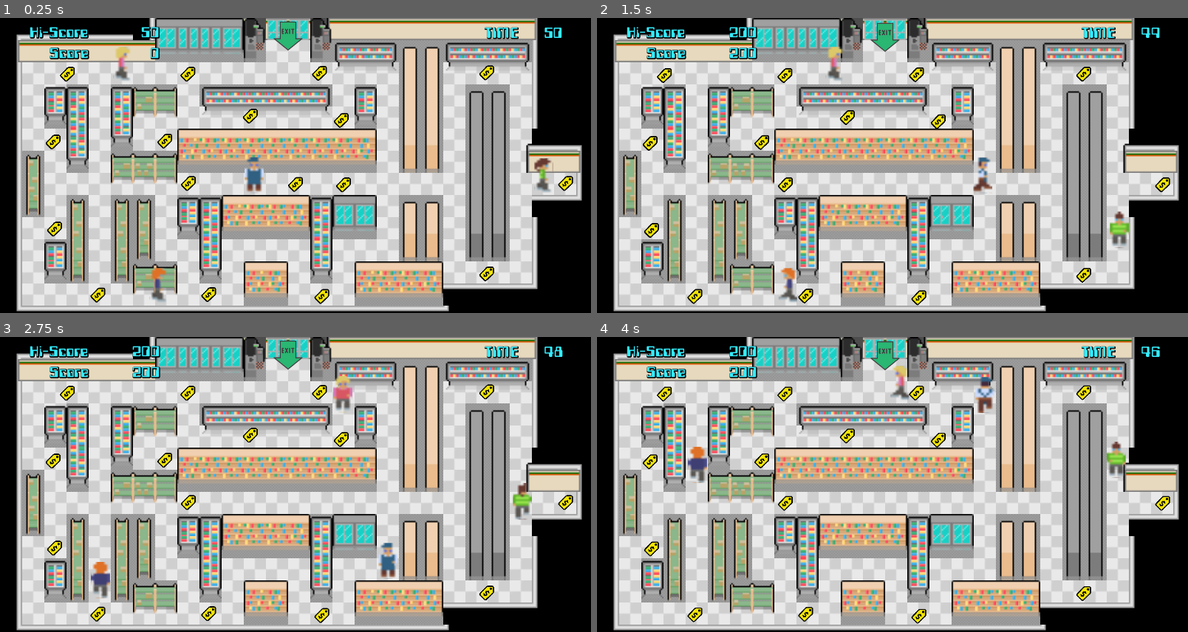
Above: before the commit, frames 1-4 (two rows, left to right).
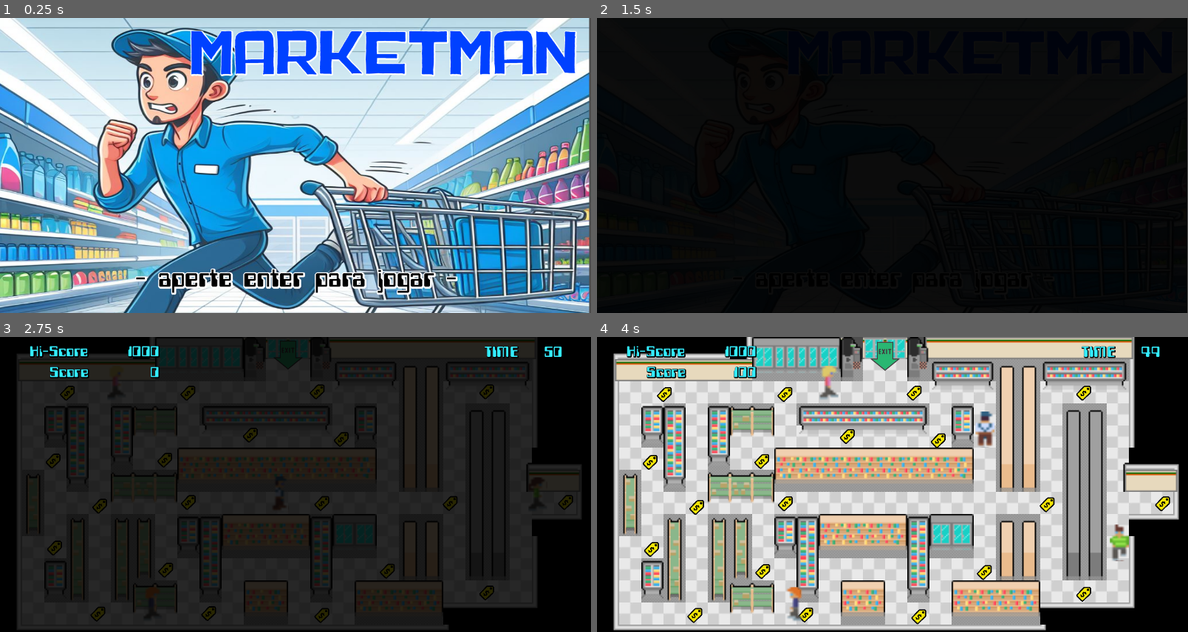
Above: after the commit, the same moments.

Repository: josehcls/marketman
Game: Godot game, scene res://scenes/user_interface/title_screen.tscn
Two runs of this game, one before a commit and one after it. Both use one fixed random seed, a clock stepped at 60 frames per second and the inputs below. Before the commit the project starts from res://scenes/levels/level_template.tscn. The engine's default icon, where the game draws it, is replaced by a stand-in: a white triangle on a blue panel in a dark square. Sound files missing from this copy of the repository are replaced by a short silence.
Inputs:
- Up to frame 1 (0.25 s): no input
- Up to frame 2 (1.5 s): tap Enter (confirm) at 0.5, 1.35 s; hold D (right) 0.53-1.28 s; hold Enter (confirm) 0.53-1.28 s; hold S (down) from 1.28 s (still down)
- Up to frame 3 (2.75 s): release S (down) at 2.03 s; hold D (right) from 2.03 s (still down); hold Enter (confirm) from 2.03 s (still down)
- Up to frame 4 (4 s): release D (right) at 2.78 s; release Enter (confirm) at 2.78 s; hold W (up) 2.78-3.53 s; tap Enter (confirm) at 2.85 s; hold A (left) from 3.53 s (still down); hold Enter (confirm) from 3.53 s (still down)

The runs differ from the first frame. In frame 1, 94% of the frame differs, in the area x 0-100%, y 0-100%; in frame 2, 84%; in frame 3, 84%; in frame 4, 3.4%.

Commit message:
sounds, instructions screen, score screen

Diff:
--- a/globals/globals.gd
+++ b/globals/globals.gd
@@ -2,22 +2,44 @@
 
 signal stat_changed
 
-var last_hi_score: int = 50
+var last_hi_score: int = get_highest_score()
 var hi_score: int = last_hi_score
-var collision_multiplier: int = 1
+var collision_multiplier: int = 0
+var collected: int = 0
 
 var score: int = 0:
 	set(value):
 		score = max(value, 0)
-
 		if score >= last_hi_score:
 			hi_score = score
 		else:
 			hi_score = last_hi_score
-
 		stat_changed.emit()
 
-var time_left: int = 50:
+
+var time_left: int = 0:
 	set(value):
 		time_left = value
 		stat_changed.emit()
+
+
+func read_hi_scores():
+	var file = FileAccess.open("res://globals/hi_scores.json", FileAccess.READ)
+	var content: String = file.get_as_text()
+	var dict = JSON.parse_string(content)
+	return dict["hi_scores"]
+
+
+func get_highest_score():
+	var scores = read_hi_scores()
+	var highest_score = 0
+	for recorded_score in scores:
+		if recorded_score["score"] > highest_score:
+			highest_score = recorded_score["score"]
+	return highest_score
+
+
+func update_hi_score():
+	var scores = read_hi_scores()
+	for i in range(3):
+		pass
--- /dev/null
+++ b/globals/hi_scores.json
@@ -0,0 +1,8 @@
+{
+	"hi_scores": [
+		{
+			"name": "AAA",
+			"score": 1000,
+		}
+	]
+}
--- /dev/null
+++ b/globals/music.tscn
@@ -0,0 +1,7 @@
+[gd_scene load_steps=2 format=3 uid="uid://bl63twpgpkg0a"]
+
+[ext_resource type="AudioStream" uid="uid://cnjknlarmi73l" path="res://sounds/404848__orginaljun__chiptune_55_second_loop-_11.wav" id="1_14pvo"]
+
+[node name="Music" type="AudioStreamPlayer2D"]
+stream = ExtResource("1_14pvo")
+autoplay = true
--- /dev/null
+++ b/globals/transition_layer.gd
@@ -0,0 +1,7 @@
+extends CanvasLayer
+
+func change_scene(target:String) -> void:
+	$AnimationPlayer.play("fade_out")
+	await $AnimationPlayer.animation_finished
+	get_tree().change_scene_to_file(target)
+	$AnimationPlayer.play_backwards("fade_out")
--- /dev/null
+++ b/globals/transition_layer.tscn
@@ -0,0 +1,37 @@
+[gd_scene load_steps=4 format=3 uid="uid://cawqkoytr5j3m"]
+
+[ext_resource type="Script" path="res://globals/transition_layer.gd" id="1_e6tai"]
+
+[sub_resource type="Animation" id="Animation_yxktv"]
+resource_name = "fade_out"
+tracks/0/type = "value"
+tracks/0/imported = false
+tracks/0/enabled = true
+tracks/0/path = NodePath("ColorRect:modulate")
+tracks/0/interp = 1
+tracks/0/loop_wrap = true
+tracks/0/keys = {
+"times": PackedFloat32Array(0, 1),
+"transitions": PackedFloat32Array(1, 1),
+"update": 0,
+"values": [Color(0, 0, 0, 0), Color(0, 0, 0, 1)]
+}
+
+[sub_resource type="AnimationLibrary" id="AnimationLibrary_m0eai"]
+_data = {
+"fade_out": SubResource("Animation_yxktv")
+}
+
+[node name="TransitionLayer" type="CanvasLayer"]
+script = ExtResource("1_e6tai")
+
+[node name="ColorRect" type="ColorRect" parent="."]
+modulate = Color(0, 0, 0, 0)
+offset_right = 1278.0
+offset_bottom = 640.0
+color = Color(0, 0, 0, 1)
+
+[node name="AnimationPlayer" type="AnimationPlayer" parent="."]
+libraries = {
+"": SubResource("AnimationLibrary_m0eai")
+}
--- a/project.godot
+++ b/project.godot
@@ -11,18 +11,26 @@
 [application]
 
 config/name="MarketMan"
-run/main_scene="res://scenes/levels/level_template.tscn"
+run/main_scene="res://scenes/user_interface/title_screen.tscn"
 config/features=PackedStringArray("4.1", "Mobile")
 config/icon="res://icon.svg"
 
 [autoload]
 
 Globals="*res://globals/globals.gd"
+TransitionLayer="*res://globals/transition_layer.tscn"
+Music="*res://globals/music.tscn"
 
 [display]
 
 window/size/viewport_width=1280
 window/size/viewport_height=640
+
+[importer_defaults]
+
+wav={
+"edit/loop_mode": 2
+}
 
 [input]
 
--- a/scenes/enemies/shopper.gd
+++ b/scenes/enemies/shopper.gd
@@ -1,7 +1,7 @@
 extends CharacterBody2D
 
 var base_speed: int = 200
-var speed_multiplier: float = 1.0
+@export var speed_multiplier: float = 1.0
 var direction: Vector2 = Vector2.ZERO
 var rng = RandomNumberGenerator.new()
 var can_collide: bool = true
@@ -29,6 +29,7 @@
 func _ready():
 	$Sprite2D.set_texture(sprites[sprite_variation])
 	direction = pick_random_direction()
+	speed_multiplier = 1.0
 
 
 func _process(_delta):
--- a/scenes/items/exit.gd
+++ b/scenes/items/exit.gd
@@ -8,5 +8,5 @@
 	global_position.y += sin(angle_rad * 2) / 20
 
 
-func _on_player_exited_level():
+func _on_body_entered(_body):
 	player_exited_level.emit()
--- a/scenes/items/exit.tscn
+++ b/scenes/items/exit.tscn
@@ -13,4 +13,4 @@
 [node name="CollisionPolygon2D" type="CollisionPolygon2D" parent="."]
 polygon = PackedVector2Array(-58, -103, -58, 14, -105, 14, -1, 106, 108, 18, 60, 18, 60, -103)
 
-[connection signal="player_exited_level" from="." to="." method="_on_player_exited_level"]
+[connection signal="body_entered" from="." to="." method="_on_body_entered"]
--- a/scenes/items/price_tag.gd
+++ b/scenes/items/price_tag.gd
@@ -9,6 +9,7 @@
 
 func _on_body_entered(_body):
 	Globals.score += 100
+	Globals.collected += 1
 	$AudioStreamPlayer2D.play()
 	$Sprite2D.hide()
 	await $AudioStreamPlayer2D.finished
--- a/scenes/levels/level_template.gd
+++ b/scenes/levels/level_template.gd
@@ -1,14 +1,41 @@
 extends Node2D
 
+var clock_running: bool = true
 
 func _ready():
+	$Player.speed_multiplier = 1.0
 	for entity in get_tree().get_nodes_in_group("Shoppers"):
 		entity.connect("player_collision", _on_player_collision)
+	Globals.collision_multiplier = 0
+	Globals.time_left = 50
+	Globals.score = 0
+	Globals.collected = 0
 
 
 func _on_second_counter_timeout():
-	Globals.time_left -= 1
+	if clock_running:
+		Globals.time_left -= 1
+		if Globals.time_left == 15:
+			$TimeAlertSound.play()
+		if Globals.time_left == 0:
+			$TimeOutSound.play()
+			exit_to_score_screen()
 
 
 func _on_player_collision():
 	$Player.collided()
+
+
+func _on_exit_player_exited_level():
+	$PlayerExitedSound.play()
+	exit_to_score_screen()
+
+
+func exit_to_score_screen():
+	var tween = get_tree().create_tween()
+	tween.tween_property($Player, "speed_multiplier", 0, 0.2)
+	clock_running = false
+	for entity in get_tree().get_nodes_in_group("Shoppers"):
+		entity.speed_multiplier = 0.0
+	Globals.score += Globals.time_left * 50
+	TransitionLayer.change_scene("res://scenes/user_interface/score_screen.tscn")
--- a/scenes/levels/level_template.tscn
+++ b/scenes/levels/level_template.tscn
@@ -7,6 +7,9 @@
 [ext_resource type="PackedScene" uid="uid://dm3jqcbop4egp" path="res://scenes/user_interface/ui.tscn" id="4_201g7"]
 [ext_resource type="PackedScene" uid="uid://btgpsxibk5xvu" path="res://scenes/items/price_tag.tscn" id="6_wbuft"]
 [ext_resource type="PackedScene" uid="uid://d23nxwseaj26l" path="res://scenes/items/exit.tscn" id="7_y74e2"]
+[ext_resource type="AudioStream" uid="uid://b4q3f51vt0jnx" path="res://sounds/time_alert.wav" id="8_g242x"]
+[ext_resource type="AudioStream" uid="uid://c6cc7c6fd83s0" path="res://sounds/exit_fanfarre.mp3" id="9_cfg0y"]
+[ext_resource type="AudioStream" uid="uid://dynqgxem1cy55" path="res://sounds/times_over.wav" id="10_k5qp5"]
 
 [sub_resource type="TileSetAtlasSource" id="TileSetAtlasSource_1mujp"]
 texture = ExtResource("2_ohy0s")
@@ -300,6 +303,10 @@
 layer_2/z_index = 1
 layer_2/tile_data = PackedInt32Array()
 
+[node name="Exit" parent="." instance=ExtResource("7_y74e2")]
+position = Vector2(624, 39)
+scale = Vector2(0.3, 0.3)
+
 [node name="Player" parent="." instance=ExtResource("1_hf26m")]
 position = Vector2(550, 360)
 
@@ -347,10 +354,19 @@
 position = Vector2(740, 221)
 
 [node name="PriceTag13" parent="Items" instance=ExtResource("6_wbuft")]
-position = Vector2(745, 361)
+position = Vector2(698, 360)
 
 [node name="PriceTag14" parent="Items" instance=ExtResource("6_wbuft")]
-position = Vector2(641, 360)
+position = Vector2(976, 360)
+
+[node name="PriceTag18" parent="Items" instance=ExtResource("6_wbuft")]
+position = Vector2(217, 366)
+
+[node name="PriceTag19" parent="Items" instance=ExtResource("6_wbuft")]
+position = Vector2(840, 507)
+
+[node name="PriceTag20" parent="Items" instance=ExtResource("6_wbuft")]
+position = Vector2(360, 505)
 
 [node name="PriceTag15" parent="Items" instance=ExtResource("6_wbuft")]
 position = Vector2(408, 121)
@@ -359,7 +375,7 @@
 position = Vector2(147, 121)
 
 [node name="PriceTag17" parent="Items" instance=ExtResource("6_wbuft")]
-position = Vector2(693, 119)
+position = Vector2(688, 118)
 
 [node name="Shoppers" type="Node2D" parent="."]
 
@@ -374,8 +390,14 @@
 position = Vector2(294, 600)
 sprite_variation = 1
 
-[node name="Exit" parent="." instance=ExtResource("7_y74e2")]
-position = Vector2(624, 39)
-scale = Vector2(0.3, 0.3)
-
+[node name="TimeAlertSound" type="AudioStreamPlayer2D" parent="."]
+stream = ExtResource("8_g242x")
+
+[node name="PlayerExitedSound" type="AudioStreamPlayer2D" parent="."]
+stream = ExtResource("9_cfg0y")
+
+[node name="TimeOutSound" type="AudioStreamPlayer2D" parent="."]
+stream = ExtResource("10_k5qp5")
+
+[connection signal="player_exited_level" from="Exit" to="." method="_on_exit_player_exited_level"]
 [connection signal="timeout" from="SecondCounter" to="." method="_on_second_counter_timeout"]
--- a/scenes/player/player.gd
+++ b/scenes/player/player.gd
@@ -5,6 +5,7 @@
 var direction: Vector2 = Vector2.ZERO
 var next_direction: Vector2 = Vector2.ZERO
 var vulnerable: bool = true
+
 
 func _process(_delta):
 	var speed = base_speed * speed_multiplier
@@ -38,6 +39,9 @@
 		else:
 			next_direction = Vector2.UP
 
+	if speed_multiplier == 0:
+		$AnimationPlayer.stop()
+
 	if direction == Vector2.RIGHT and !can_go($CollisionDetectors/E.get_children()):
 		direction = Vector2.ZERO
 	elif direction == Vector2.LEFT and !can_go($CollisionDetectors/W.get_children()):
@@ -63,7 +67,7 @@
 		vulnerable = false
 		speed_multiplier = 0.5
 		$ImmunityTimer.start()
-		Globals.score -= 100 * (2 * Globals.collision_multiplier)
+		Globals.score -= 150
 		Globals.collision_multiplier += 1
 		$AudioStreamPlayer2D.play()
 		direction *= -1
--- /dev/null
+++ b/scenes/user_interface/instructions_screen.gd
@@ -0,0 +1,9 @@
+extends Node2D
+
+var waiting: bool = true
+
+func _process(_delta):
+	if Input.is_action_pressed("confirm") and waiting:
+		waiting = false
+		$AudioStreamPlayer2D.play()
+		TransitionLayer.change_scene("res://scenes/levels/level_template.tscn")
--- /dev/null
+++ b/scenes/user_interface/instructions_screen.tscn
@@ -0,0 +1,43 @@
+[gd_scene load_steps=6 format=3 uid="uid://rnmveugr7stp"]
+
+[ext_resource type="Texture2D" uid="uid://bl6y3xelcej38" path="res://graphics/backgrounds/instructions.png" id="1_pbph6"]
+[ext_resource type="Script" path="res://scenes/user_interface/instructions_screen.gd" id="1_xly6f"]
+[ext_resource type="FontFile" uid="uid://0ii1nlwricrl" path="res://graphics/fonts/Public Market.ttf" id="2_7j4l0"]
+[ext_resource type="AudioStream" uid="uid://3mnwovxk05xg" path="res://sounds/click.wav" id="3_c5scv"]
+
+[sub_resource type="LabelSettings" id="LabelSettings_n4ykp"]
+font = ExtResource("2_7j4l0")
+
+[node name="InstructionsScreen" type="Node2D"]
+script = ExtResource("1_xly6f")
+
+[node name="Sprite2D" type="Sprite2D" parent="."]
+position = Vector2(648, 322)
+scale = Vector2(0.632813, 0.632813)
+texture = ExtResource("1_pbph6")
+
+[node name="ColorRect" type="ColorRect" parent="."]
+offset_left = 994.0
+offset_top = 514.0
+offset_right = 1224.0
+offset_bottom = 597.0
+color = Color(1, 1, 1, 0.14902)
+
+[node name="Label" type="Label" parent="ColorRect"]
+layout_mode = 1
+anchors_preset = 8
+anchor_left = 0.5
+anchor_top = 0.5
+anchor_right = 0.5
+anchor_bottom = 0.5
+offset_left = -91.5
+offset_top = -9.5
+offset_right = 91.5
+offset_bottom = 9.5
+grow_horizontal = 2
+grow_vertical = 2
+text = "ENTER >>"
+label_settings = SubResource("LabelSettings_n4ykp")
+
+[node name="AudioStreamPlayer2D" type="AudioStreamPlayer2D" parent="."]
+stream = ExtResource("3_c5scv")
--- /dev/null
+++ b/scenes/user_interface/score_screen.gd
@@ -0,0 +1,22 @@
+extends Node2D
+
+var waiting: bool = true
+
+@onready var collected_label: Label = $Control/VBoxContainer/Collected/Value
+@onready var shoppers_label: Label = $Control/VBoxContainer/Shoppers/Value
+@onready var time_left_label: Label = $Control/VBoxContainer/TimeLeft/Value
+@onready var score_label: Label = $Control/VBoxContainer/FinalScoreValue
+
+
+func _ready():
+	collected_label.text = str(Globals.collected * 100)
+	shoppers_label.text = str(Globals.collision_multiplier * -150)
+	time_left_label.text = str(Globals.time_left * 50)
+	score_label.text = str(Globals.score)
+
+
+func _process(_delta):
+	if Input.is_action_pressed("confirm") and waiting:
+		waiting = false
+		$AudioStreamPlayer.play()
+		TransitionLayer.change_scene("res://scenes/user_interface/title_screen.tscn")
--- /dev/null
+++ b/scenes/user_interface/score_screen.tscn
@@ -0,0 +1,180 @@
+[gd_scene load_steps=8 format=3 uid="uid://obvk8vetyn5h"]
+
+[ext_resource type="Script" path="res://scenes/user_interface/score_screen.gd" id="1_flr6c"]
+[ext_resource type="Texture2D" uid="uid://dvpb3kv62covd" path="res://graphics/backgrounds/blank.png" id="1_jm7nq"]
+[ext_resource type="FontFile" uid="uid://0ii1nlwricrl" path="res://graphics/fonts/Public Market.ttf" id="2_yacs3"]
+[ext_resource type="AudioStream" uid="uid://3mnwovxk05xg" path="res://sounds/click.wav" id="4_cwhmf"]
+
+[sub_resource type="LabelSettings" id="LabelSettings_02aix"]
+line_spacing = 40.0
+font = ExtResource("2_yacs3")
+font_size = 24
+font_color = Color(1, 1, 0, 1)
+
+[sub_resource type="LabelSettings" id="LabelSettings_h5fac"]
+line_spacing = 30.0
+font = ExtResource("2_yacs3")
+font_size = 14
+
+[sub_resource type="LabelSettings" id="LabelSettings_8xn7c"]
+font = ExtResource("2_yacs3")
+
+[node name="Score Screen" type="Node2D"]
+script = ExtResource("1_flr6c")
+
+[node name="Sprite2D" type="Sprite2D" parent="."]
+position = Vector2(642, 322)
+scale = Vector2(0.62793, 0.630859)
+texture = ExtResource("1_jm7nq")
+
+[node name="Control" type="Control" parent="."]
+layout_mode = 3
+anchors_preset = 0
+offset_right = 1281.0
+offset_bottom = 640.0
+
+[node name="VBoxContainer" type="VBoxContainer" parent="Control"]
+layout_mode = 1
+anchors_preset = -1
+anchor_left = 0.4
+anchor_top = 0.202
+anchor_right = 0.6
+anchor_bottom = 0.202
+offset_left = -203.5
+offset_right = 203.5
+offset_bottom = 387.0
+grow_horizontal = 2
+grow_vertical = 2
+
+[node name="Label" type="Label" parent="Control/VBoxContainer"]
+layout_mode = 2
+size_flags_horizontal = 4
+text = "SCORE   FINAL"
+label_settings = SubResource("LabelSettings_02aix")
+
+[node name="Collected" type="HBoxContainer" parent="Control/VBoxContainer"]
+layout_mode = 2
+size_flags_horizontal = 4
+
+[node name="Label" type="Label" parent="Control/VBoxContainer/Collected"]
+layout_mode = 2
+size_flags_horizontal = 4
+text = "COLETADOS: "
+label_settings = SubResource("LabelSettings_h5fac")
+
+[node name="Value" type="Label" parent="Control/VBoxContainer/Collected"]
+modulate = Color(0, 1, 0, 1)
+layout_mode = 2
+size_flags_horizontal = 8
+text = "#"
+label_settings = SubResource("LabelSettings_h5fac")
+
+[node name="Shoppers" type="HBoxContainer" parent="Control/VBoxContainer"]
+layout_mode = 2
+size_flags_horizontal = 4
+
+[node name="Label" type="Label" parent="Control/VBoxContainer/Shoppers"]
+layout_mode = 2
+size_flags_horizontal = 0
+text = "CLIENTES: "
+label_settings = SubResource("LabelSettings_h5fac")
+
+[node name="Value" type="Label" parent="Control/VBoxContainer/Shoppers"]
+modulate = Color(1, 0, 0, 1)
+layout_mode = 2
+size_flags_horizontal = 8
+text = " #"
+label_settings = SubResource("LabelSettings_h5fac")
+
+[node name="TimeLeft" type="HBoxContainer" parent="Control/VBoxContainer"]
+layout_mode = 2
+size_flags_horizontal = 4
+
+[node name="Label" type="Label" parent="Control/VBoxContainer/TimeLeft"]
+layout_mode = 2
+size_flags_horizontal = 0
+text = "TEMPO RESTANTE: "
+label_settings = SubResource("LabelSettings_h5fac")
+
+[node name="Value" type="Label" parent="Control/VBoxContainer/TimeLeft"]
+modulate = Color(0, 1, 0, 1)
+layout_mode = 2
+size_flags_horizontal = 8
+text = "#"
+label_settings = SubResource("LabelSettings_h5fac")
+
+[node name="Blank1" type="Label" parent="Control/VBoxContainer"]
+layout_mode = 2
+label_settings = SubResource("LabelSettings_02aix")
+
+[node name="FinalScoreValue" type="Label" parent="Control/VBoxContainer"]
+layout_mode = 2
+size_flags_horizontal = 4
+text = "0000000000000"
+label_settings = SubResource("LabelSettings_02aix")
+
+[node name="Blank2" type="Label" parent="Control/VBoxContainer"]
+layout_mode = 2
+label_settings = SubResource("LabelSettings_02aix")
+
+[node name="Label3" type="Label" parent="Control/VBoxContainer"]
+layout_mode = 2
+size_flags_horizontal = 4
+text = "HI-SCORES"
+label_settings = SubResource("LabelSettings_02aix")
+
+[node name="HiScore1" type="HBoxContainer" parent="Control/VBoxContainer"]
+layout_mode = 2
+size_flags_horizontal = 4
+
+[node name="Value" type="Label" parent="Control/VBoxContainer/HiScore1"]
+layout_mode = 2
+size_flags_horizontal = 8
+text = "AAA: 2000"
+label_settings = SubResource("LabelSettings_h5fac")
+
+[node name="HiScore2" type="HBoxContainer" parent="Control/VBoxContainer"]
+layout_mode = 2
+size_flags_horizontal = 4
+
+[node name="Value" type="Label" parent="Control/VBoxContainer/HiScore2"]
+layout_mode = 2
+size_flags_horizontal = 8
+text = "AAA: 1750"
+label_settings = SubResource("LabelSettings_h5fac")
+
+[node name="HiScore3" type="HBoxContainer" parent="Control/VBoxContainer"]
+layout_mode = 2
+size_flags_horizontal = 4
+
+[node name="Value" type="Label" parent="Control/VBoxContainer/HiScore3"]
+layout_mode = 2
+size_flags_horizontal = 0
+text = "AAA: 1000"
+label_settings = SubResource("LabelSettings_h5fac")
+
+[node name="ColorRect" type="ColorRect" parent="."]
+offset_left = 994.0
+offset_top = 514.0
+offset_right = 1224.0
+offset_bottom = 597.0
+color = Color(1, 1, 1, 0.14902)
+
+[node name="Label" type="Label" parent="ColorRect"]
+layout_mode = 1
+anchors_preset = 8
+anchor_left = 0.5
+anchor_top = 0.5
+anchor_right = 0.5
+anchor_bottom = 0.5
+offset_left = -91.5
+offset_top = -9.5
+offset_right = 91.5
+offset_bottom = 9.5
+grow_horizontal = 2
+grow_vertical = 2
+text = "ENTER >>"
+label_settings = SubResource("LabelSettings_8xn7c")
+
+[node name="AudioStreamPlayer" type="AudioStreamPlayer" parent="."]
+stream = ExtResource("4_cwhmf")
--- /dev/null
+++ b/scenes/user_interface/title_screen.gd
@@ -0,0 +1,9 @@
+extends Node2D
+
+var waiting: bool = true
+
+func _process(_delta):
+	if Input.is_action_pressed("confirm") and waiting:
+		waiting = false
+		$AudioStreamPlayer.play()
+		TransitionLayer.change_scene("res://scenes/user_interface/instructions_screen.tscn")
--- a/scenes/user_interface/title_screen.tscn
+++ b/scenes/user_interface/title_screen.tscn
@@ -1,7 +1,10 @@
-[gd_scene load_steps=7 format=3 uid="uid://56k05naptffg"]
+[gd_scene load_steps=8 format=3 uid="uid://56k05naptffg"]
 
+[ext_resource type="Script" path="res://scenes/user_interface/title_screen.gd" id="1_aqcms"]
 [ext_resource type="Texture2D" uid="uid://cte5muru1grgw" path="res://graphics/backgrounds/main_screen.jpg" id="1_r171v"]
 [ext_resource type="FontFile" uid="uid://0ii1nlwricrl" path="res://graphics/fonts/Public Market.ttf" id="2_0wu13"]
+[ext_resource type="AudioStream" uid="uid://3mnwovxk05xg" path="res://sounds/click.wav" id="4_6h4ku"]
+[ext_resource type="FontFile" uid="uid://dl446fh22pgq2" path="res://graphics/fonts/Computerfont.ttf" id="4_xs4yj"]
 
 [sub_resource type="LabelSettings" id="LabelSettings_o8rhk"]
 font = ExtResource("2_0wu13")
@@ -10,21 +13,18 @@
 shadow_size = 10
 shadow_color = Color(1, 1, 1, 1)
 
-[sub_resource type="Theme" id="Theme_p00cf"]
-default_font = ExtResource("2_0wu13")
-default_font_size = 30
-
-[sub_resource type="InputEventKey" id="InputEventKey_a3j2j"]
-device = -1
-keycode = 4194309
-
-[sub_resource type="Shortcut" id="Shortcut_odmom"]
-events = [SubResource("InputEventKey_a3j2j")]
+[sub_resource type="LabelSettings" id="LabelSettings_vufec"]
+font = ExtResource("4_xs4yj")
+font_size = 62
+font_color = Color(0, 0, 0, 1)
+shadow_size = 13
+shadow_color = Color(1, 1, 1, 1)
 
 [node name="TitleScreen" type="Node2D"]
+script = ExtResource("1_aqcms")
 
 [node name="Sprite2D" type="Sprite2D" parent="."]
-position = Vector2(640, 407)
+position = Vector2(637, 407)
 scale = Vector2(1.24805, 0.933594)
 texture = ExtResource("1_r171v")
 
@@ -43,12 +43,14 @@
 text = "MARKETMAN"
 label_settings = SubResource("LabelSettings_o8rhk")
 
-[node name="Button" type="Button" parent="."]
-offset_left = 833.0
-offset_top = 468.0
-offset_right = 1162.0
-offset_bottom = 573.0
-theme = SubResource("Theme_p00cf")
-theme_override_colors/font_color = Color(1, 1, 1, 1)
-shortcut = SubResource("Shortcut_odmom")
-text = "PLAY"
+[node name="Label2" type="Label" parent="Title"]
+layout_mode = 0
+offset_left = 293.0
+offset_top = 533.0
+offset_right = 1132.0
+offset_bottom = 617.0
+text = "- aperte enter para jogar -"
+label_settings = SubResource("LabelSettings_vufec")
+
+[node name="AudioStreamPlayer" type="AudioStreamPlayer" parent="."]
+stream = ExtResource("4_6h4ku")
Binary file added: graphics/backgrounds/blank.png
Not shown, added: graphics/backgrounds/blank.png.import
Binary file added: graphics/backgrounds/instructions.png
Not shown, added: graphics/backgrounds/instructions.png.import
Not shown: 1 places in scenes/levels/level_template.tscn that only renumber resources
Not shown, added: sounds/404848__orginaljun__chiptune_55_second_loop-_11.wav.import
Not shown, added: sounds/click.wav.import
Not shown, added: sounds/exit_fanfarre.mp3.import
Not shown, added: sounds/time_alert.wav.import
Not shown, added: sounds/times_over.wav.import
Not shown, added: scenes/levels/levB4D6.tmp
Not shown, added: sounds/404848__orginaljun__chiptune_55_second_loop-_11.wav
(and 4 more such lines)
